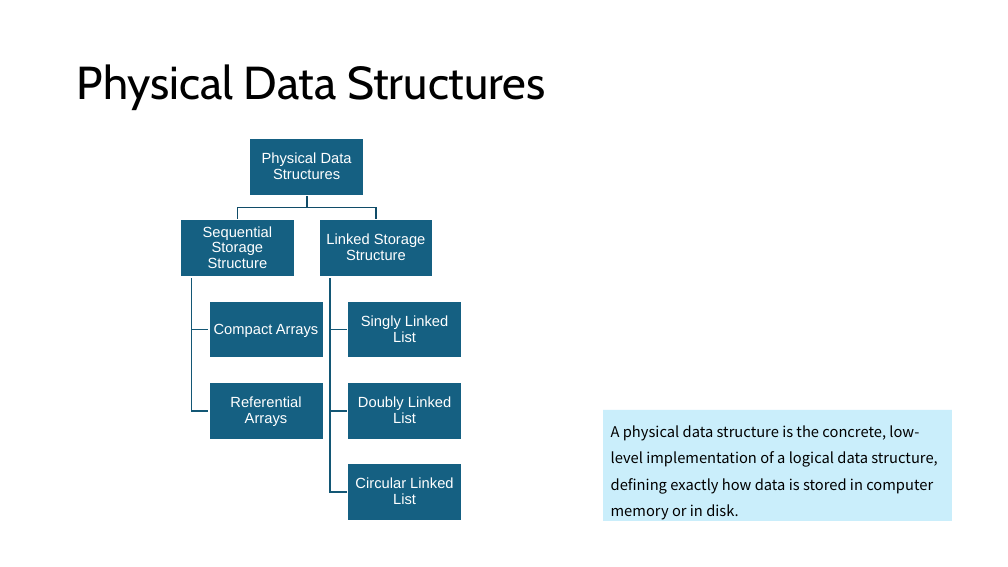
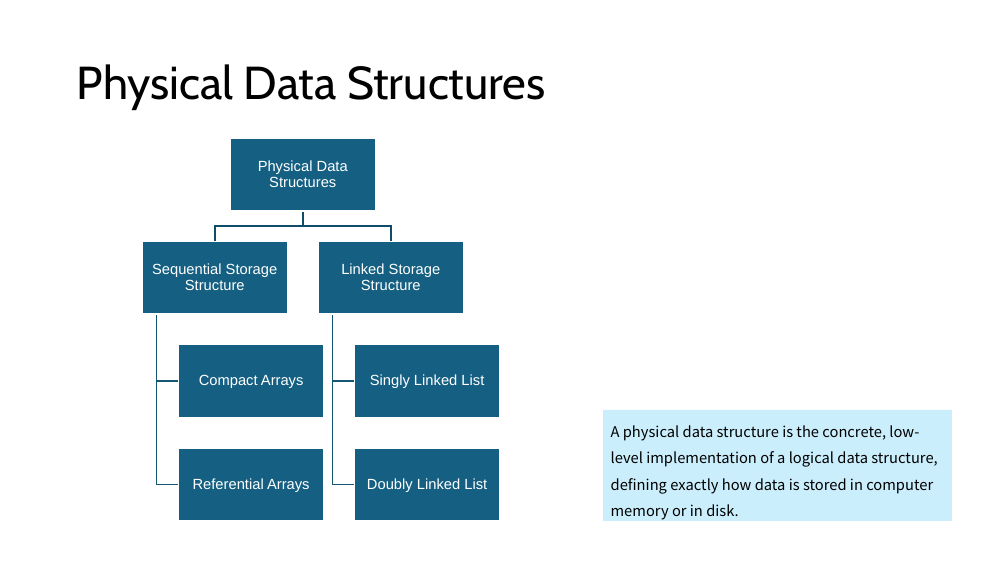
Before and after one commit to mingfujacky/Lecture-DSA-2.0, a slide deck: slide 2 of asset/ppt/ch01a.pptx. Drawn at 1008x567 pixels with LibreOffice and Linux fonts; fonts in the diff are those of the drawing. Boxes give left, top, right and bottom in pixels: in the first picture for what was removed or moved away, otherwise in the second. Text is boxed around its words. In the diff, an @@ line names an element or a change of style, - is before the commit and + after.

```diff
--- a/asset/ppt/ch01a.pptx
+++ b/asset/ppt/ch01a.pptx
@@ text "Physical Data Structures": place and size @@
-text "Physical Data Structures" at [262, 152, 352, 179]
+text "Physical Data Structures" at [258, 160, 348, 187]
@@ rectangle: place and size @@
-rectangle at [250, 138, 364, 196]
+rectangle at [230, 138, 375, 211]
@@ freeform shape: place and size @@
-freeform shape at [237, 195, 307, 219]
+freeform shape at [215, 211, 302, 241]
@@ freeform shape: place and size @@
-freeform shape at [307, 195, 377, 219]
+freeform shape at [303, 211, 391, 241]
@@ text "Sequential Storage Structure" rewrapped from [203, 226, 273, 268] to [152, 263, 278, 290] @@
@@ rectangle: place and size @@
-rectangle at [180, 219, 295, 277]
+rectangle at [142, 241, 287, 314]
@@ text "Linked Storage Structure": place and size @@
-text "Linked Storage Structure" at [326, 233, 426, 260]
+text "Linked Storage Structure" at [341, 263, 441, 290]
@@ rectangle: place and size @@
-rectangle at [319, 219, 434, 277]
+rectangle at [318, 241, 464, 314]
@@ freeform shape: place and size @@
-freeform shape at [191, 277, 209, 411]
+freeform shape at [157, 315, 178, 382]
@@ freeform shape added at [157, 315, 178, 485], outline #135776 1.5 pt @@
@@ freeform shape: place and size @@
-freeform shape at [330, 277, 348, 492]
+freeform shape at [333, 315, 355, 485]
@@ freeform shape: place and size @@
-freeform shape at [330, 277, 348, 411]
+freeform shape at [333, 315, 355, 382]
@@ text "Compact Arrays": place and size @@
-text "Compact Arrays" at [214, 323, 318, 337]
+text "Compact Arrays" at [199, 374, 303, 388]
@@ rectangle: place and size @@
-rectangle at [209, 382, 324, 439]
+rectangle at [178, 345, 324, 417]
@@ text "Singly Linked List" rewrapped from [361, 315, 448, 342] to [370, 374, 484, 388] @@
@@ rectangle: place and size @@
-rectangle at [348, 382, 463, 439]
+rectangle at [355, 345, 500, 417]
@@ text "Referential Arrays" rewrapped from [230, 396, 301, 426] to [193, 478, 310, 492] @@
@@ rectangle added at [178, 448, 324, 521], fill #156082, outline #FFFFFF 1.5 pt @@
@@ text "Doubly Linked List" rewrapped from [358, 396, 451, 423] to [367, 478, 487, 492] @@
@@ rectangle: place and size @@
-rectangle at [348, 464, 463, 521]
+rectangle at [355, 448, 500, 521]
@@ group removed at [191, 277, 463, 504]: 2 freeform shapes, 2 rectangles, 1 text @@
-Circular Linked List
```
Also in this commit, not shown: 9 other files.
